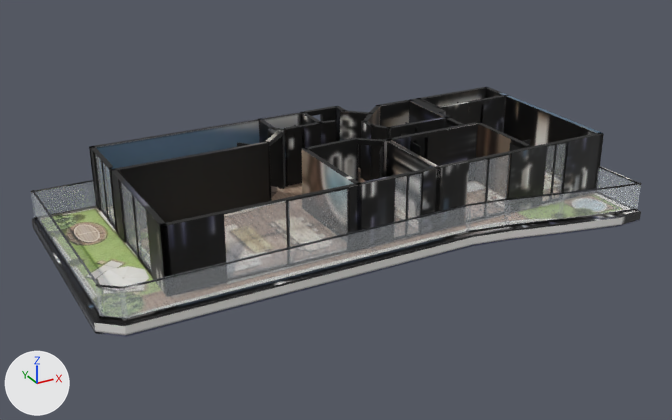
A saved change to the glTF model _bake/glb/kent-42/model.glb.
Rendered twice from a 50 mm camera at (-14.5, -26.1, 13.2) aimed at (-0.2, -0.2, 0.3). The lights are fixed; the arrows at lower left show +X, +Y and +Z. The picture after the commit comes second. Where no turn or scale is listed for an object, it has been applied to the vertices. Vertices at exactly the same position are counted once.
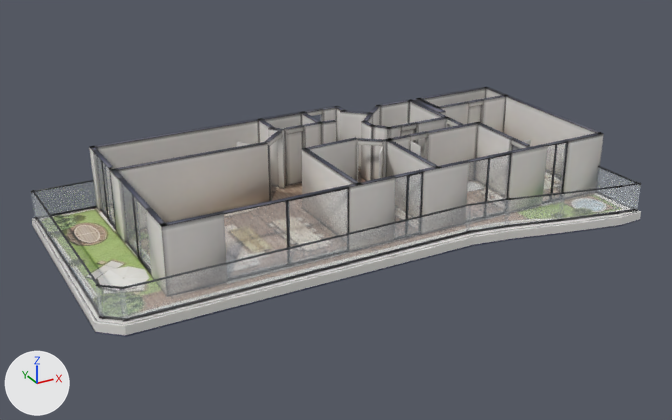
Changed parts and their boxes (x1, y1, x2, y2) in the pictures (672 x 420 px):
'Mesh_0', surface changed (black to grey)
    both: (32, 87, 641, 337)
part 1 of me_mesh_0, reshaped
    before: (35, 87, 623, 221)
    after: (35, 87, 619, 279)
part 2 of me_mesh_0, surface changed (black to grey)
    both: (33, 87, 638, 332)

The change, as a list of edits to the scene's bpy script:
```text
Change mat_baked:
    where n3 = _N.new('ShaderNodeMapping'); n3.name = 'Mapping'
    n3.inputs[1].default_value: (0.0014, -14.96, 0.0) -> (0.00122, -14.97, 0.0)  # 'Location'
    n3.inputs[3].default_value: (13.82, 15.96, 1.0) -> (12.81, 15.97, 1.0)  # 'Scale'
Change me_mesh_0:
    used by ob_mesh_0; location = (-9.53, 4.89, -0.36)
    remove me_mesh_0.from_pydata(...)  # 3240 vertices, 5812 faces; spans x 0.0..19.0, y -9.8..0.0, z 0.0..2.6
    add me_mesh_0.from_pydata(...)  # 4112 vertices, 7656 faces; spans x 0.0..19.0, y -9.8..0.0, z 0.0..2.6
    me_mesh_0 part 1: 28 vertices moved within x 2.4..15.9, y -9.0..-0.1, z 0.0..2.6; 10 vertices removed from x 7.9..15.8, y -9.0..-0.7, z 0.4..2.6; 882 vertices added at x 2.2..19.0, y -9.0..0.0, z 0.0..2.6
    me_mesh_0 part 2: 2396 kept faces spanning x 0.0..19.0, y -9.8..0.0, z 0.0..2.6 get new texture (UV) coordinates
```
